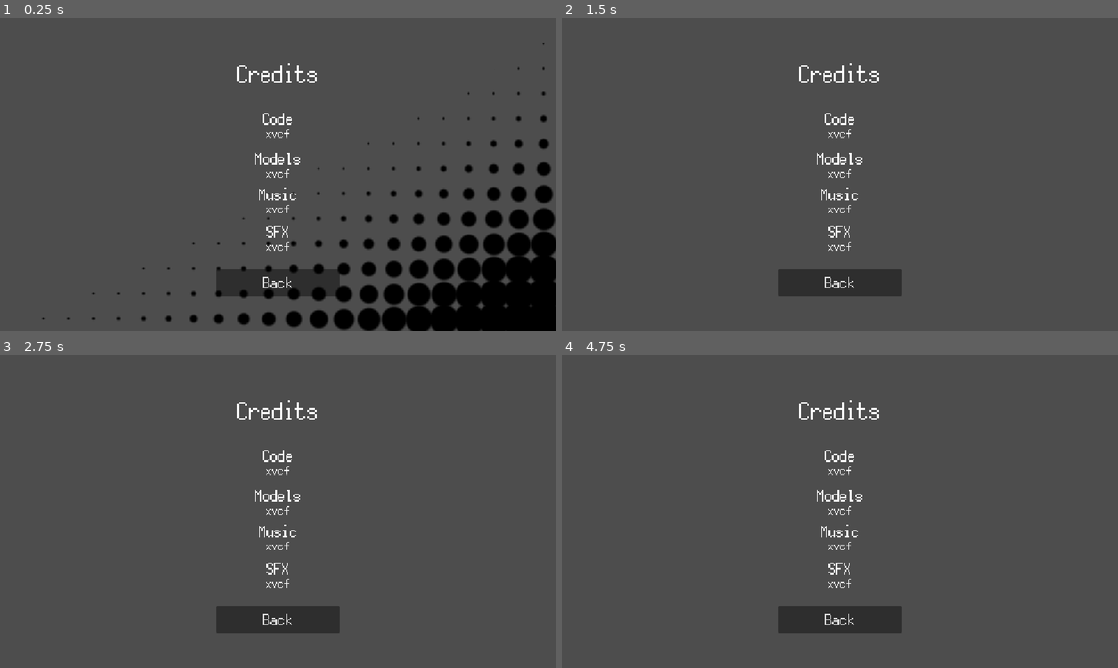
Above: before the commit, frames 1-4 (two rows, left to right).
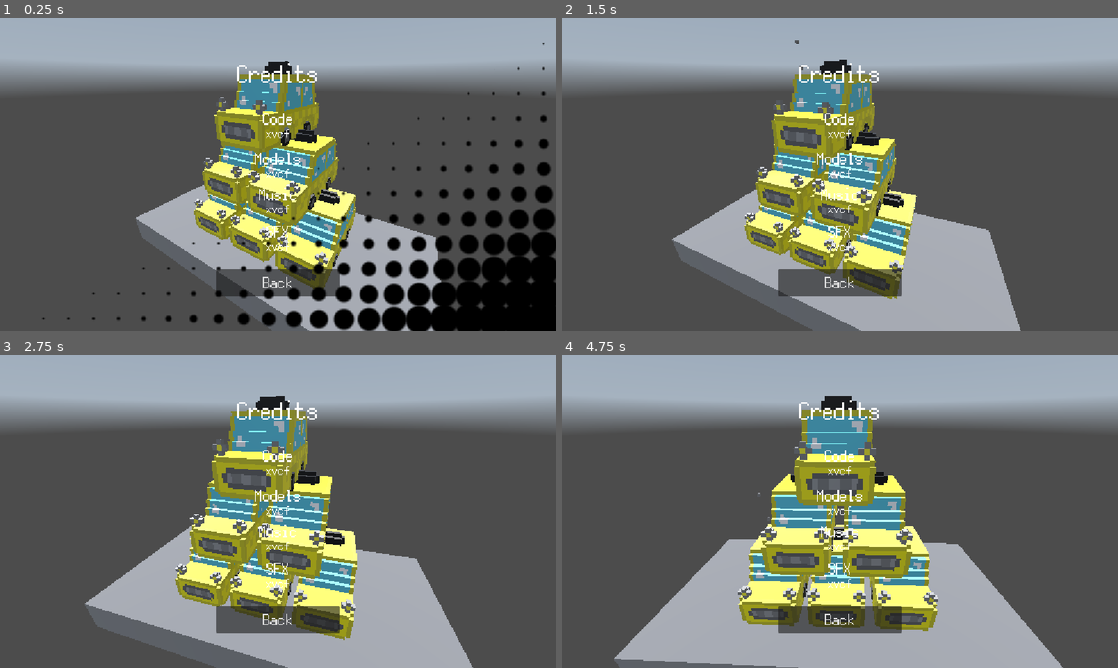
Above: after the commit, the same moments.

Repository: RafaeloxMC/super-taxi-sim
Game: Godot game, scene res://scenes/ui/credits.tscn
Two runs of this game, one before a commit and one after it. Both use one fixed random seed, a clock stepped at 60 frames per second and the inputs below. This scene is started directly instead of the project's main scene. A sky picture missing from this copy of the repository is replaced by a grey-blue gradient.
Inputs:
- Up to frame 1 (0.25 s): no input
- Up to frame 2 (1.5 s): tap Enter at 0.5 s; hold D (steer_right) 0.53-1.28 s; tap Q (phone) at 0.6 s; hold S (brake) from 1.28 s (still down); tap Alt at 1.35 s
- Up to frame 3 (2.75 s): release S (brake) at 2.03 s; hold D (steer_right) from 2.03 s (still down); tap Shift at 2.1 s
- Up to frame 4 (4.75 s): release D (steer_right) at 2.78 s; hold W (accelerate) 2.78-3.53 s; tap Q (phone) at 2.85 s; hold A (steer_left) from 3.53 s (still down); tap Alt at 3.6 s; tap Shift at 4.35 s

The runs differ from the first frame. In frame 1, 41% of the frame differs, in the area x 0-100%, y 0-100%; in frame 2, 47%; in frame 3, 49%; in frame 4, 51%.

Commit message:
Add taxi pyramid to credits

Diff:
--- a/scenes/car.tscn
+++ b/scenes/car.tscn
@@ -28,7 +28,7 @@
 size = Vector3(0.1, 0.1, 0.1)
 
 [sub_resource type="BoxShape3D" id="BoxShape3D_cp117"]
-size = Vector3(1.3999329, 2.0008392, 3.199463)
+size = Vector3(1.3999329, 1.6999168, 3.199463)
 
 [node name="Car" type="RigidBody3D"]
 mass = 1.75
@@ -99,5 +99,5 @@
 transform = Transform3D(0.1, 0, 0, 0, 0.1, 0, 0, 0, 0.1, 0.050000012, -0.2, 0.100000024)
 
 [node name="CollisionShape3D" type="CollisionShape3D" parent="."]
-transform = Transform3D(1, 0, 0, 0, 1, 0, 0, 0, 1, 0.000289917, 1.0005722, -0.00061035156)
+transform = Transform3D(1, 0, 0, 0, 1, 0, 0, 0, 1, 0.000289917, 0.850111, -0.00061035156)
 shape = SubResource("BoxShape3D_cp117")
--- a/scenes/ui/credits.tscn
+++ b/scenes/ui/credits.tscn
@@ -1,7 +1,159 @@
-[gd_scene load_steps=3 format=3 uid="uid://dsiy75genwa8o"]
+[gd_scene load_steps=9 format=3 uid="uid://dsiy75genwa8o"]
 
 [ext_resource type="Theme" uid="uid://nfbuw1d6mf3f" path="res://assets/themes/ui.tres" id="1_oap8i"]
 [ext_resource type="PackedScene" uid="uid://dm3rauw2fhcxt" path="res://scenes/ui/back_button.tscn" id="2_jkvjv"]
+[ext_resource type="Environment" uid="uid://dkygvks1nh6en" path="res://assets/world/world.tres" id="3_pqmjv"]
+[ext_resource type="PackedScene" uid="uid://485hl1qoq5nu" path="res://scenes/car.tscn" id="4_e5ls7"]
+
+[sub_resource type="Animation" id="Animation_e5ls7"]
+resource_name = "idle"
+length = 40.0
+loop_mode = 1
+tracks/0/type = "bezier"
+tracks/0/imported = false
+tracks/0/enabled = true
+tracks/0/path = NodePath(".:position:x")
+tracks/0/interp = 1
+tracks/0/loop_wrap = true
+tracks/0/keys = {
+"handle_modes": PackedInt32Array(1, 1, 1, 1, 1),
+"points": PackedFloat32Array(3.4029589, -0.25, 0, 0.25, 0, -3.403, -1.6666667, 1.1343265, 0, 0, -3.403, -1.6666667, 0, 0, 0, 3.403, -1.6666667, -1.1343335, 0, 0, 3.4029589, -1.6666667, 6.8744025e-06, 0, 0),
+"times": PackedFloat32Array(0, 10, 20, 30, 40)
+}
+tracks/1/type = "bezier"
+tracks/1/imported = false
+tracks/1/enabled = true
+tracks/1/path = NodePath(".:position:y")
+tracks/1/interp = 1
+tracks/1/loop_wrap = true
+tracks/1/keys = {
+"handle_modes": PackedInt32Array(1, 1, 1, 1, 1),
+"points": PackedFloat32Array(5.4813533, -0.25, 0, 0.25, 0, 5.481, -1.6666667, 5.888939e-05, 0, 0, 5.481, -1.6666667, 0, 0, 0, 5.481, -1.6666667, 0, 0, 0, 5.4813533, -1.6666667, -5.888939e-05, 0, 0),
+"times": PackedFloat32Array(0, 10, 20, 30, 40)
+}
+tracks/2/type = "bezier"
+tracks/2/imported = false
+tracks/2/enabled = true
+tracks/2/path = NodePath(".:position:z")
+tracks/2/interp = 1
+tracks/2/loop_wrap = true
+tracks/2/keys = {
+"handle_modes": PackedInt32Array(1, 1, 1, 1, 1),
+"points": PackedFloat32Array(5.0506687, -0.25, 0, 0.25, 0, 5.051, -1.6666667, -5.523364e-05, 0, 0, -5.051, -1.6666667, 1.6836668, 0, 0, -5.051, -1.6666667, 0, 0, 0, 5.0506687, -1.6666667, -1.6836115, 0, 0),
+"times": PackedFloat32Array(0, 10, 20, 30, 40)
+}
+tracks/3/type = "bezier"
+tracks/3/imported = false
+tracks/3/enabled = true
+tracks/3/path = NodePath(".:rotation:x")
+tracks/3/interp = 1
+tracks/3/loop_wrap = true
+tracks/3/keys = {
+"handle_modes": PackedInt32Array(1, 1, 1, 1, 1),
+"points": PackedFloat32Array(-0.43879324, -0.25, 0, 0.25, 0, -0.43807763, -1.6666667, -0.000119268894, 0, 0, -0.43807763, -1.6666667, 0, 1.6666667, 0, -0.43807763, -1.6666667, 5.9634447e-05, 1.6666667, -5.9634447e-05, -0.43807763, -1.6666667, 0, 0, 0),
+"times": PackedFloat32Array(0, 10, 20, 30, 40)
+}
+tracks/4/type = "bezier"
+tracks/4/imported = false
+tracks/4/enabled = true
+tracks/4/path = NodePath(".:rotation:y")
+tracks/4/interp = 1
+tracks/4/loop_wrap = true
+tracks/4/keys = {
+"handle_modes": PackedInt32Array(1, 1, 1, 1, 1),
+"points": PackedFloat32Array(0.5837254, -0.25, 0, 0.25, 0, -0.58294, -1.6666667, 0.19444422, 0, 0, -2.1537364, -1.6666667, -0.2617994, 1.6666667, 0.2617994, -3.7245326, -1.6666667, -0.22812183, 1.6666667, 0.22812183, -5.699, -1.6666667, 0.26179942, 0, 0),
+"times": PackedFloat32Array(0, 10, 20, 30, 40)
+}
+tracks/5/type = "bezier"
+tracks/5/imported = false
+tracks/5/enabled = true
+tracks/5/path = NodePath(".:rotation:z")
+tracks/5/interp = 1
+tracks/5/loop_wrap = true
+tracks/5/keys = {
+"handle_modes": PackedInt32Array(1, 1, 1, 1, 1),
+"points": PackedFloat32Array(0, -0.25, 0, 0.25, 0, 0, -1.6666667, 0, 0, 0, 0, -1.6666667, 0, 1.6666667, 0, 0, -1.6666667, 0, 1.6666667, 0, 0, -1.6666667, 0, 0, 0),
+"times": PackedFloat32Array(0, 10, 20, 30, 40)
+}
+
+[sub_resource type="Animation" id="Animation_y0bee"]
+length = 0.001
+tracks/0/type = "bezier"
+tracks/0/imported = false
+tracks/0/enabled = true
+tracks/0/path = NodePath(".:position:x")
+tracks/0/interp = 1
+tracks/0/loop_wrap = true
+tracks/0/keys = {
+"handle_modes": PackedInt32Array(0),
+"points": PackedFloat32Array(3.4029589, -0.25, 0, 0.25, 0),
+"times": PackedFloat32Array(0)
+}
+tracks/1/type = "bezier"
+tracks/1/imported = false
+tracks/1/enabled = true
+tracks/1/path = NodePath(".:position:y")
+tracks/1/interp = 1
+tracks/1/loop_wrap = true
+tracks/1/keys = {
+"handle_modes": PackedInt32Array(0),
+"points": PackedFloat32Array(5.4813533, -0.25, 0, 0.25, 0),
+"times": PackedFloat32Array(0)
+}
+tracks/2/type = "bezier"
+tracks/2/imported = false
+tracks/2/enabled = true
+tracks/2/path = NodePath(".:position:z")
+tracks/2/interp = 1
+tracks/2/loop_wrap = true
+tracks/2/keys = {
+"handle_modes": PackedInt32Array(0),
+"points": PackedFloat32Array(5.0506687, -0.25, 0, 0.25, 0),
+"times": PackedFloat32Array(0)
+}
+tracks/3/type = "bezier"
+tracks/3/imported = false
+tracks/3/enabled = true
+tracks/3/path = NodePath(".:rotation:x")
+tracks/3/interp = 1
+tracks/3/loop_wrap = true
+tracks/3/keys = {
+"handle_modes": PackedInt32Array(0),
+"points": PackedFloat32Array(-0.43879324, -0.25, 0, 0.25, 0),
+"times": PackedFloat32Array(0)
+}
+tracks/4/type = "bezier"
+tracks/4/imported = false
+tracks/4/enabled = true
+tracks/4/path = NodePath(".:rotation:y")
+tracks/4/interp = 1
+tracks/4/loop_wrap = true
+tracks/4/keys = {
+"handle_modes": PackedInt32Array(0),
+"points": PackedFloat32Array(0.5837254, -0.25, 0, 0.25, 0),
+"times": PackedFloat32Array(0)
+}
+tracks/5/type = "bezier"
+tracks/5/imported = false
+tracks/5/enabled = true
+tracks/5/path = NodePath(".:rotation:z")
+tracks/5/interp = 1
+tracks/5/loop_wrap = true
+tracks/5/keys = {
+"handle_modes": PackedInt32Array(0),
+"points": PackedFloat32Array(0, -0.25, 0, 0.25, 0),
+"times": PackedFloat32Array(0)
+}
+
+[sub_resource type="Animation" id="Animation_gleon"]
+resource_name = "spin"
+
+[sub_resource type="AnimationLibrary" id="AnimationLibrary_gleon"]
+_data = {
+&"RESET": SubResource("Animation_y0bee"),
+&"idle": SubResource("Animation_e5ls7"),
+&"spin": SubResource("Animation_gleon")
+}
 
 [node name="Credits" type="Control"]
 layout_mode = 3
@@ -184,3 +336,45 @@
 offset_right = 128.0
 offset_bottom = -72.0
 grow_vertical = 0
+
+[node name="3D Container" type="Node3D" parent="."]
+
+[node name="CSGBox3D" type="CSGBox3D" parent="3D Container"]
+use_collision = true
+size = Vector3(10, 1, 5)
+
+[node name="DirectionalLight3D" type="DirectionalLight3D" parent="3D Container"]
+transform = Transform3D(1, 0, 0, 0, -4.371139e-08, 1, 0, -1, -4.371139e-08, 0, 11.245623, 0)
+light_angular_distance = 32.75
+
+[node name="WorldEnvironment" type="WorldEnvironment" parent="3D Container"]
+environment = ExtResource("3_pqmjv")
+
+[node name="Camera3D" type="Camera3D" parent="3D Container"]
+transform = Transform3D(0.83441514, -0.23414877, 0.49892437, 0, 0.90526503, 0.42484733, -0.5511362, -0.3544991, 0.755367, 3.4029589, 5.4813533, 5.0506687)
+
+[node name="AnimationPlayer" type="AnimationPlayer" parent="3D Container/Camera3D"]
+libraries = {
+&"": SubResource("AnimationLibrary_gleon")
+}
+autoplay = "idle"
+
+[node name="Taxis" type="Node3D" parent="3D Container"]
+
+[node name="Car" parent="3D Container/Taxis" instance=ExtResource("4_e5ls7")]
+transform = Transform3D(1, 0, 0, 0, 1, 0, 0, 0, 1, 0, 0.50009906, 0)
+
+[node name="Car2" parent="3D Container/Taxis" instance=ExtResource("4_e5ls7")]
+transform = Transform3D(1, 0, 0, 0, 1, 0, 0, 0, 1, 1.6996543, 0.50009906, 0)
+
+[node name="Car3" parent="3D Container/Taxis" instance=ExtResource("4_e5ls7")]
+transform = Transform3D(1, 0, 0, 0, 1, 0, 0, 0, 1, -1.69971, 0.50009906, 0)
+
+[node name="Car4" parent="3D Container/Taxis" instance=ExtResource("4_e5ls7")]
+transform = Transform3D(1, 0, 0, 0, 1, 0, 0, 0, 1, -0.85, 2.2, 0)
+
+[node name="Car5" parent="3D Container/Taxis" instance=ExtResource("4_e5ls7")]
+transform = Transform3D(1, 0, 0, 0, 1, 0, 0, 0, 1, 0.85, 2.2, 0)
+
+[node name="Car6" parent="3D Container/Taxis" instance=ExtResource("4_e5ls7")]
+transform = Transform3D(1, 0, 0, 0, 1, 0, 0, 0, 1, 0, 3.9105592, 0)
